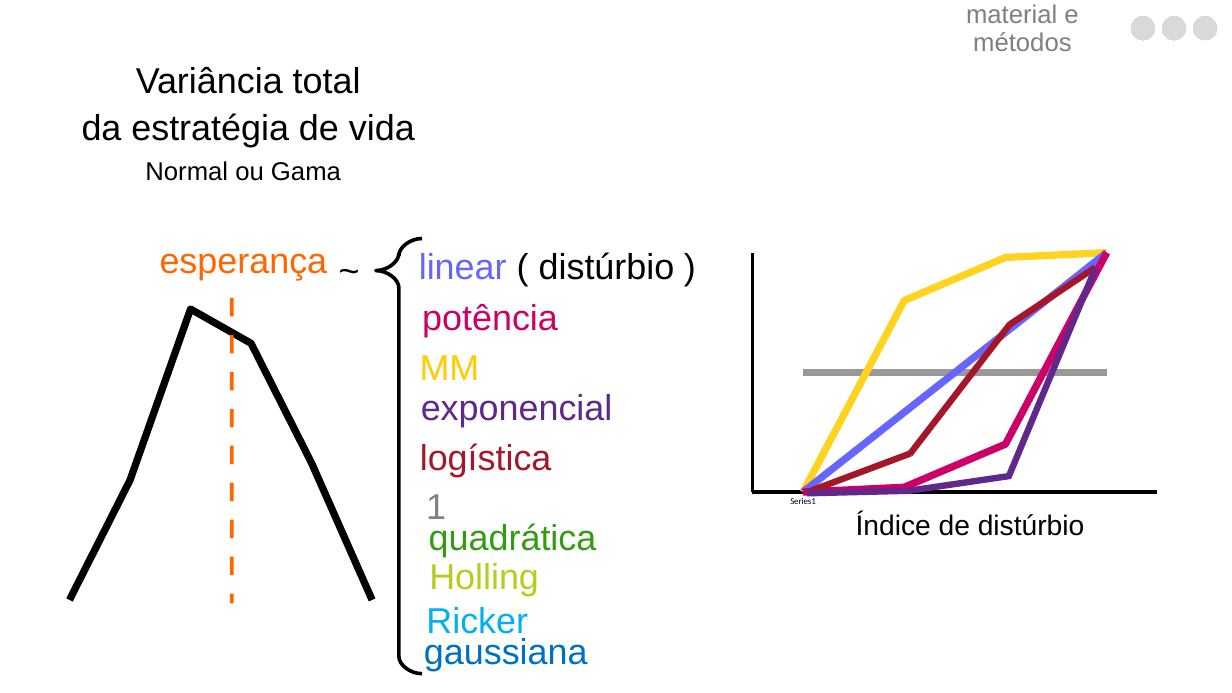
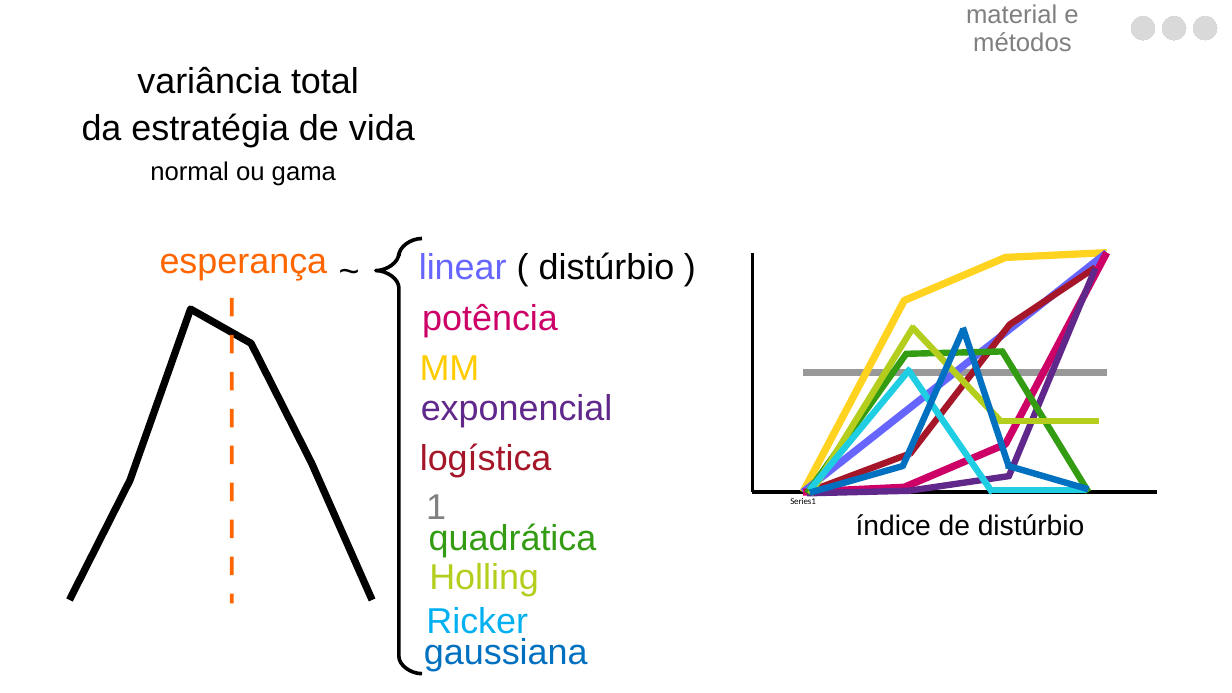
Before and after one commit to luisanovara/dissertacao, a slide deck: slide 102 of DEFESA.pptx. Drawn at 1232x693 pixels with LibreOffice and Linux fonts; fonts in the diff are those of the drawing. Boxes give left, top, right and bottom in pixels: in the first picture for what was removed or moved away, otherwise in the second. Text is boxed around its words. In the diff, an @@ line names an element or a change of style, - is before the commit and + after.

```diff
--- a/DEFESA.pptx
+++ b/DEFESA.pptx
@@ text at (137, 67, 359, 94): text changed @@
-Variância total
+variância total
@@ text at (150, 161, 336, 186): text changed @@
-Normal ou Gama
+normal ou gama
@@ line added from (811, 494) to (914, 326), #B5CE1E 5 pt @@
@@ line added from (1002, 422) to (912, 327), #B5CE1E 5 pt @@
@@ line added from (808, 494) to (908, 353), #339C13 5 pt @@
@@ line added from (906, 354) to (1004, 351), #339C13 5 pt @@
@@ line added from (1002, 350) to (1089, 493), #339C13 5 pt @@
@@ line added from (810, 491) to (910, 369), #1FCEE2 5 pt @@
@@ line added from (909, 370) to (993, 493), #1FCEE2 5 pt @@
@@ line added from (1100, 421) to (1000, 421), #B5CE1E 5 pt @@
@@ group added at (810, 327, 1089, 493): 4 lines @@
@@ line added from (993, 490) to (1086, 490), #1FCEE2 5 pt @@
@@ text at (856, 514, 1085, 536): text changed @@
-Índice de distúrbio
+índice de distúrbio
```
Also in this commit, not shown: 2 other slides changed, 2 slides added.
